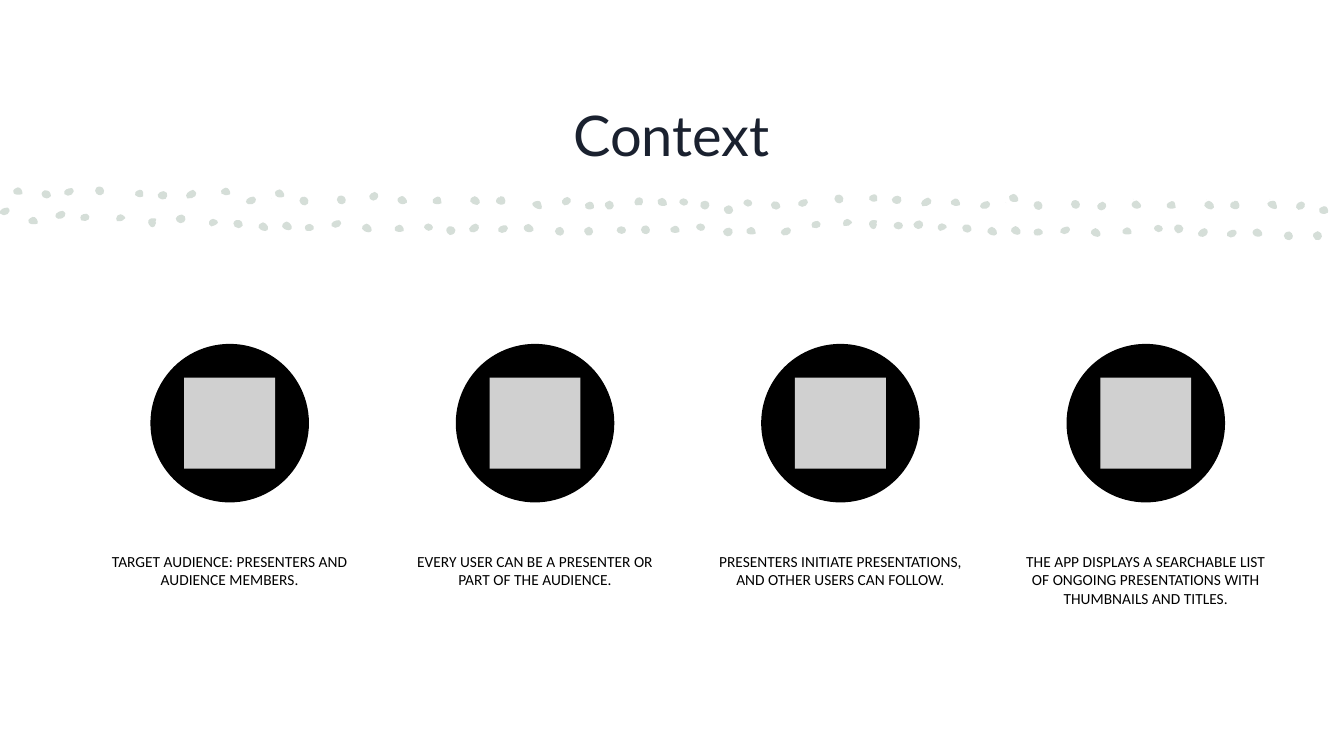
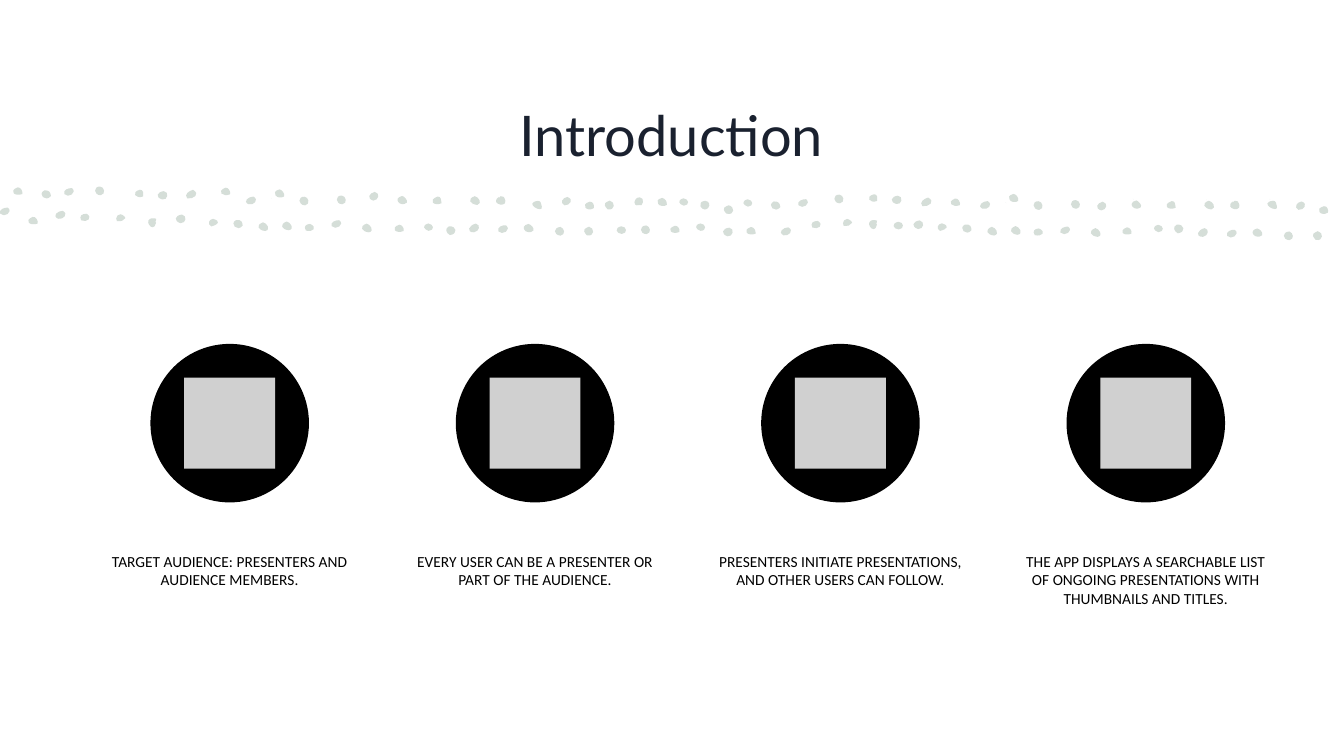
Before and after one commit to fabian-kho/zoom_lite, a slide deck: slide 3 of docs/Präsentation.pptx (slide 4 before the commit). Drawn at 1344x756 pixels with LibreOffice and Linux fonts; fonts in the diff are those of the drawing; grey boxes stand for pictures. Boxes give left, top, right and bottom in pixels: in the first picture for what was removed or moved away, otherwise in the second. Text is boxed around its words. In the diff, an @@ line names an element or a change of style, - is before the commit and + after.

```diff
--- a/docs/Präsentation.pptx
+++ b/docs/Präsentation.pptx
@@ title at (520,114,824,157): text changed @@
-Context
+Introduction
```
Also in this commit, not shown: 5 other slides changed, 2 slides added, 2 slides removed.
